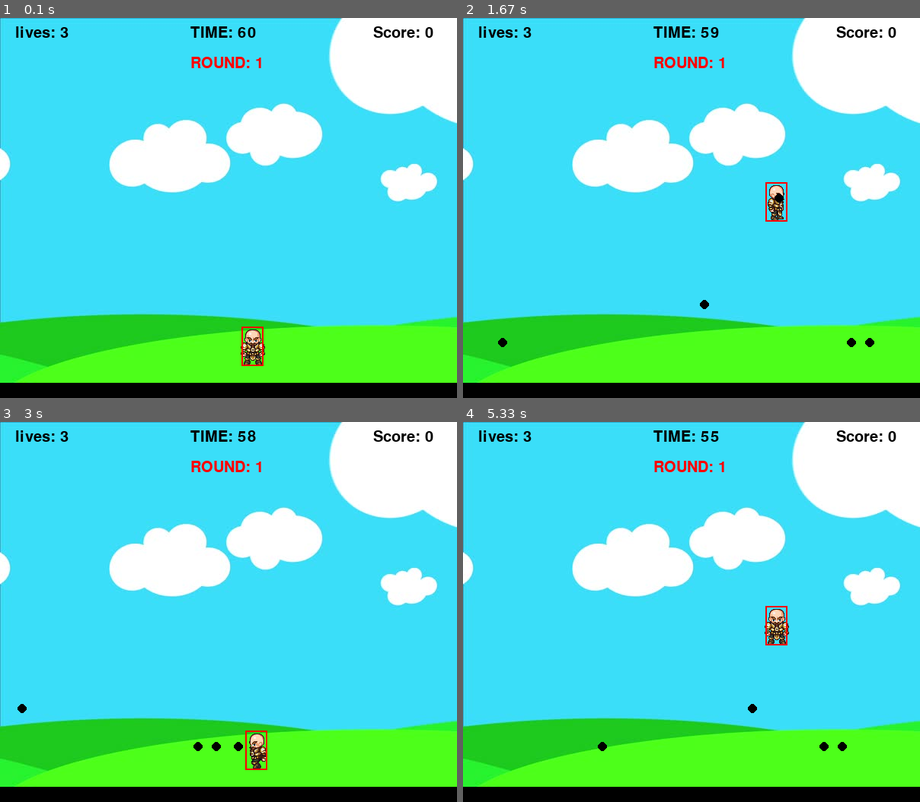
Above: before the commit, frames 1-4 (two rows, left to right).
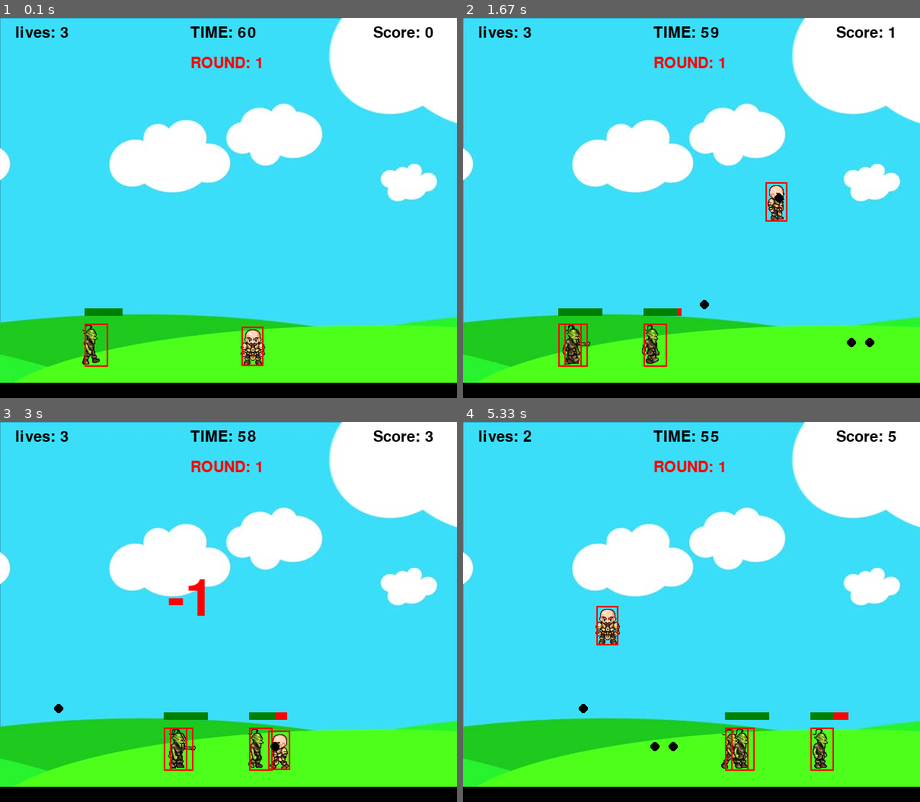
Above: after the commit, the same moments.

Repository: zeroam/pygame_goblin
Game: pygame game, started from main.py
Two runs of this game, one before a commit and one after it. Both use one fixed random seed, a clock stepped at 60 frames per second and the inputs below.
Inputs:
- Up to frame 1 (0.1 s): no input
- Up to frame 2 (1.67 s): tap Space at 0.33, 0.73, 1.03, 1.23, 1.57 s; hold Right 0.67-1.13 s; hold Up 1.17-1.47 s; hold Right from 1.5 s (still down)
- Up to frame 3 (3 s): tap Space at 1.87, 2.07, 2.37, 2.63, 2.93 s; release Right at 1.97 s; hold Left 2-2.53 s; hold Left 2.57-2.97 s
- Up to frame 4 (5.33 s): hold Right 3.4-4.03 s; tap Space at 3.47, 3.77, 4.13, 4.43, 4.63, 4.93, 5.13 s; hold Left 4.07-4.53 s; hold Right 4.57-5.03 s; hold Up from 5.07 s (still down)

The runs differ from the first frame. In frame 1, 0.5% of the frame differs, in the area x 18-27%, y 76-92%; in frame 2, 1.3%; in frame 3, 2.1%; in frame 4, 2.4%, in the area x 13-95%, y 2-92%.

Commit message:
set enemy count 3 from start

Diff:
--- a/game.py
+++ b/game.py
@@ -65,7 +65,6 @@
         # limits
         self.bullets_limit = 5
         self.enemies_limit = 3
-        self.enemies_limit = 0
 
     def next_round(self):
         self.round += 1
@@ -82,8 +81,8 @@
             self.shoot_loop = 0
 
         # enemy loop
-        # if self.enemy_loop > 0:
-        #     self.enemy_loop += 1
+        if self.enemy_loop > 0:
+            self.enemy_loop += 1
 
         if self.enemy_loop > self.enemy_interval:
             self.enemy_loop = 0
